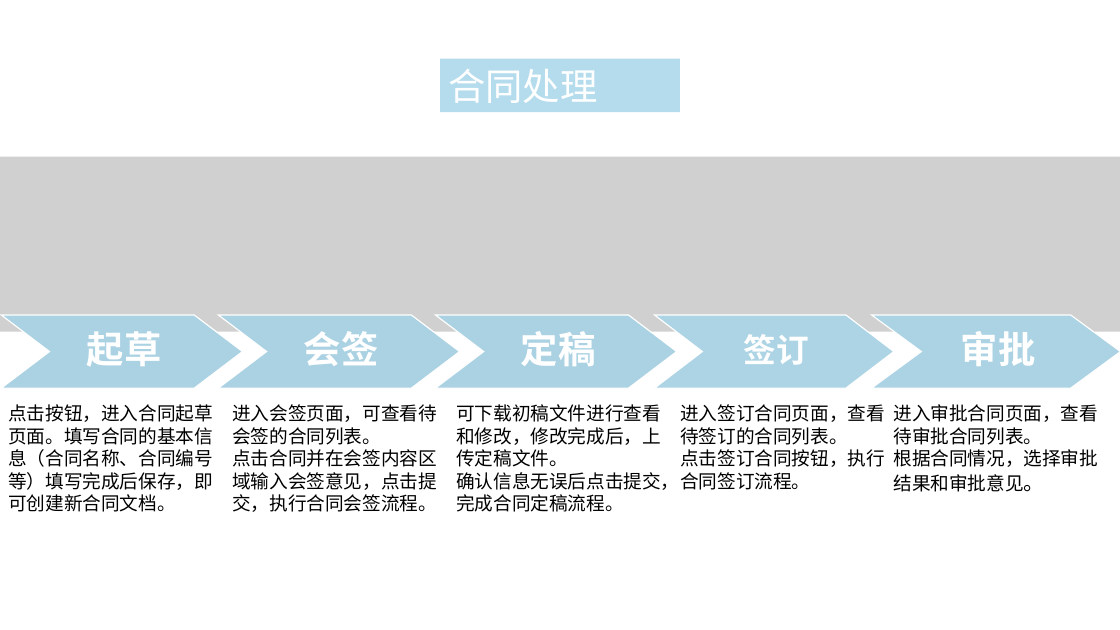
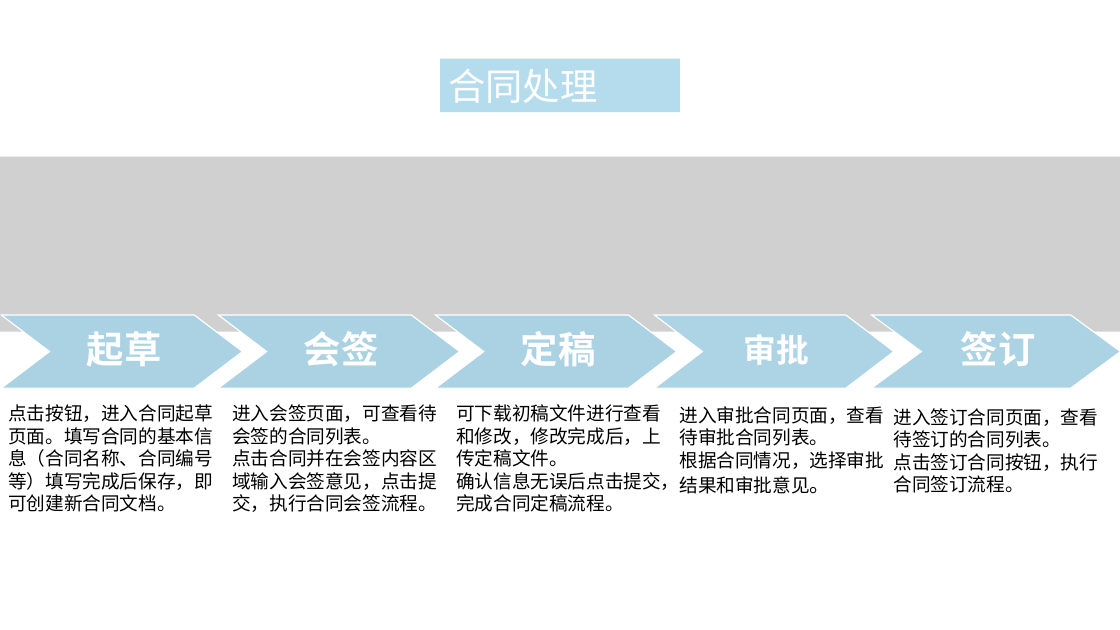
Before and after one commit to NorthOuterTowner/contract, a slide deck: slide 8 of 项目报告/合同管理系统ppt.pptx. Drawn at 1120x630 pixels with LibreOffice and Linux fonts; fonts in the diff are those of the drawing; grey boxes stand for pictures. Boxes give left, top, right and bottom in pixels: in the first picture for what was removed or moved away, otherwise in the second. Text is boxed around its words. In the diff, an @@ line names an element or a change of style, - is before the commit and + after.

```diff
--- a/项目报告/合同管理系统ppt.pptx
+++ b/项目报告/合同管理系统ppt.pptx
@@ text in freeform shape at bbox=[743, 334, 809, 365]: text changed @@
-签订
+审批
@@ text in freeform shape at bbox=[960, 331, 1036, 366]: text changed @@
-审批
+签订
@@ text "进入审批合同页面，查看待审批合同列表。": place and size @@
-text "进入审批合同页面，查看待审批合同列表。" at bbox=[893, 404, 1098, 492]
+text "进入审批合同页面，查看待审批合同列表。" at bbox=[680, 406, 885, 494]
@@ text "进入签订合同页面，查看待签订的合同列表。": place and size @@
-text "进入签订合同页面，查看待签订的合同列表。" at bbox=[680, 404, 885, 490]
+text "进入签订合同页面，查看待签订的合同列表。" at bbox=[893, 408, 1098, 493]
```
Also in this commit, not shown: 1 other slide changed.
